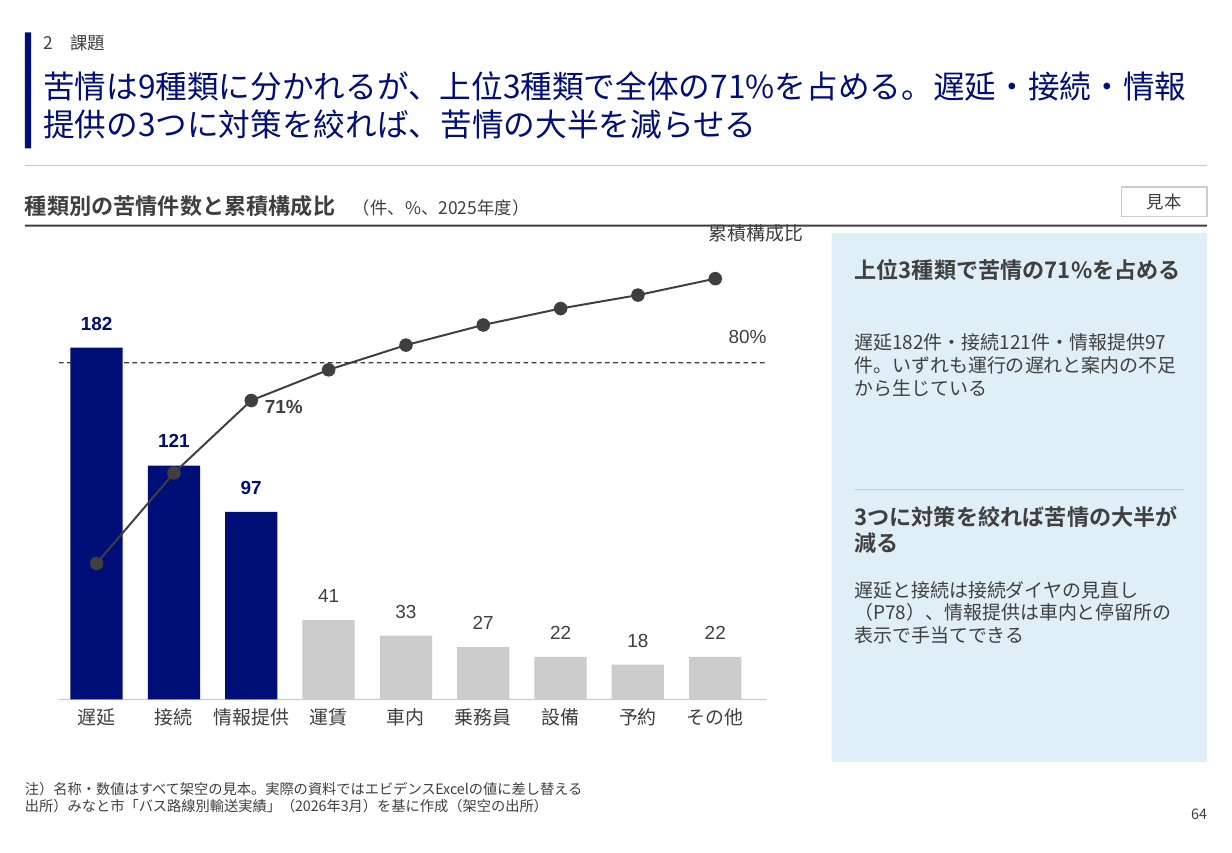
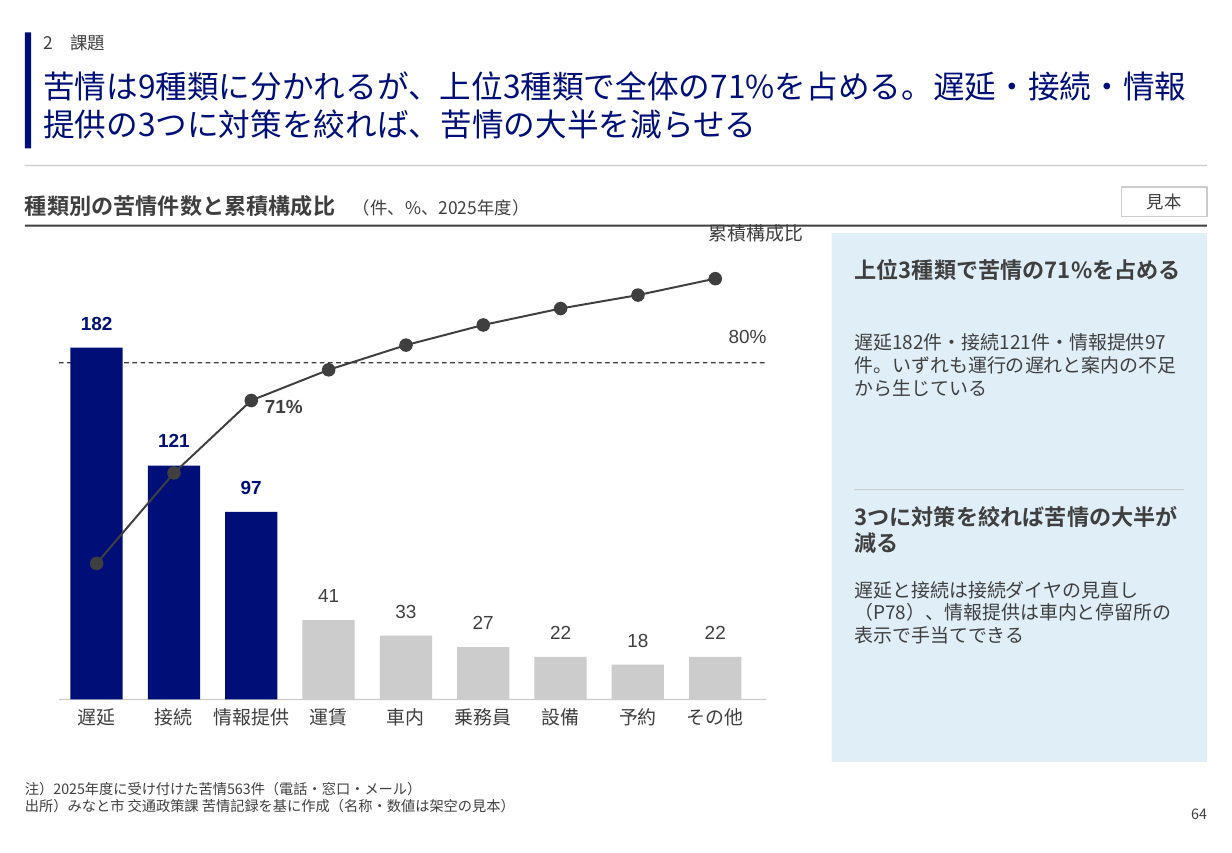
Before and after one commit to GontaHH/slide_builder, a slide deck: slide 64 of patterns/pattern-deck.pptx. Drawn at 1232x853 pixels with LibreOffice and Linux fonts; fonts in the diff are those of the drawing. Boxes give left, top, right and bottom in pixels: in the first picture for what was removed or moved away, otherwise in the second. Text is boxed around its words. In the diff, an @@ line names an element or a change of style, - is before the commit and + after.

```diff
--- a/patterns/pattern-deck.pptx
+++ b/patterns/pattern-deck.pptx
@@ text at (25, 782, 515, 812): text changed @@
-注）名称・数値はすべて架空の見本。実際の資料ではエビデンスExcelの値に差し替える
-出所）みなと市「バス路線別輸送実績」（2026年3月）を基に作成（架空の出所）
+注）2025年度に受け付けた苦情563件（電話・窓口・メール）
+出所）みなと市 交通政策課 苦情記録を基に作成（名称・数値は架空の見本）
```
Also in this commit, not shown: 78 other slides changed, 2 other files.
